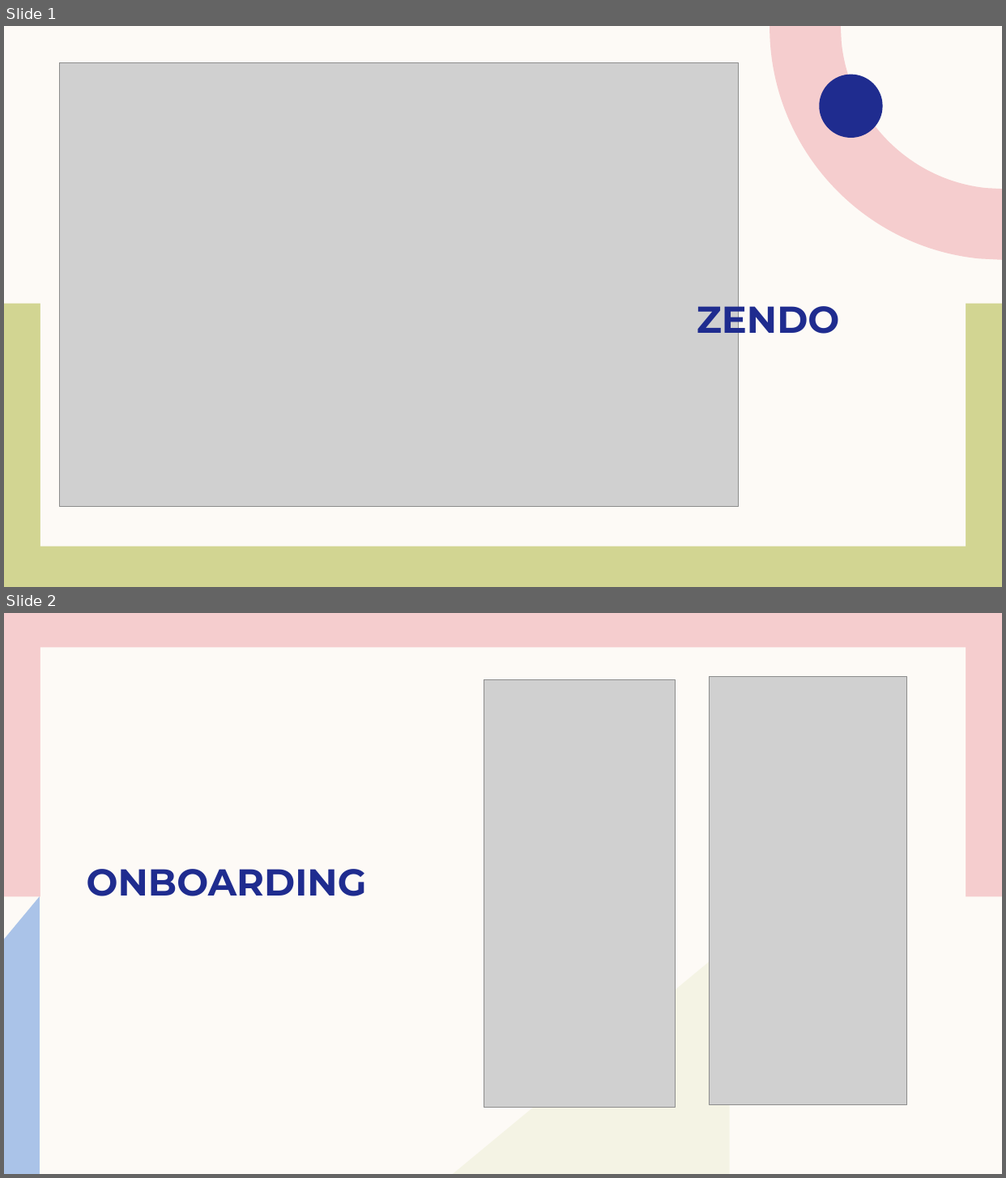
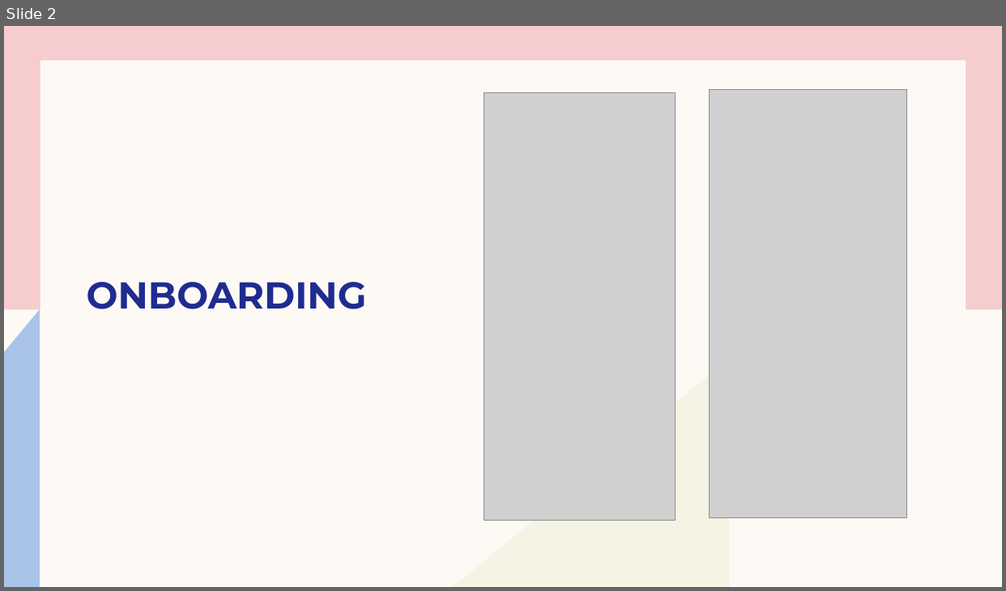
Before and after one commit to adinashby-vanier-college/app-dev-2-project-productivity-app-ui, a slide deck: Productivity App UI.pptx. Shown one above the other, each under a label of ours: slides 1 and 2 before the commit, slide 2 after it. The pictures are 1006x1178 and 1006x591 pixels, drawn with LibreOffice and Linux fonts; fonts in the diff are those of the drawing; grey boxes stand for pictures. Boxes give left, top, right and bottom in pixels: in the first picture for what was removed or moved away, otherwise in the second. Text is boxed around its words. In the diff, an @@ line names an element or a change of style, - is before the commit and + after.

```diff
--- a/Productivity App UI.pptx
+++ b/Productivity App UI.pptx
@@ slide 1 removed at bbox=[4, 26, 1002, 587], background #FDFAF6 @@
@@ freeform shape removed at bbox=[769, 26, 1002, 260] @@
@@ freeform shape removed at bbox=[920, 26, 1002, 109] @@
@@ rectangle removed at bbox=[40, 53, 965, 546] @@
@@ picture removed at bbox=[59, 62, 739, 506] @@
@@ freeform shape removed at bbox=[819, 75, 883, 139] @@
@@ rectangle removed at bbox=[4, 304, 1002, 587] @@
@@ title removed at bbox=[697, 297, 839, 342] @@
-ZENDO
```
Also in this commit, not shown: 1 slide added, 9 other files.
